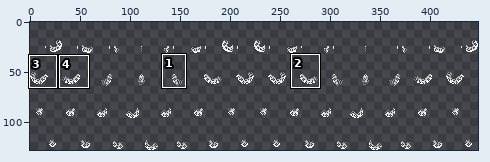
Edited in one commit: sprite sheet (Resources/Textures/_EE/Mobs/Customization/Tajaran/leotail.rsi/leotailanim_primary.png). Above, an overview of the earlier version with the close-up marked.
Close-up. Before:
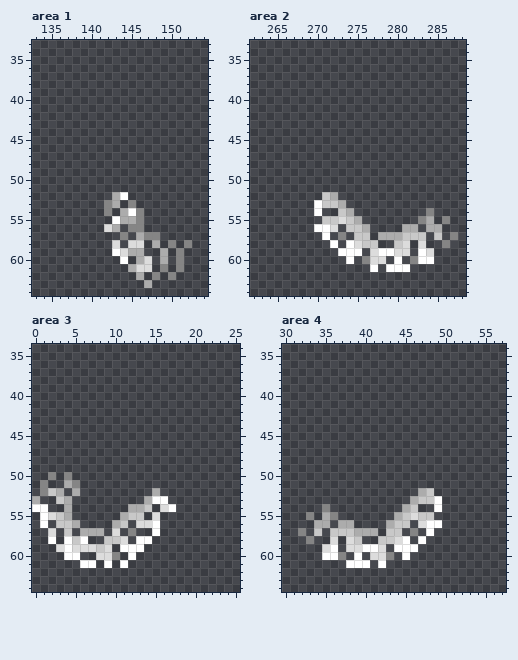
The file is 448x128 pixels. Colours within 5 levels of each other are drawn and written as one. Shown: area 1: x 133..154, y 33..64; area 2: x 262..288, y 33..64; area 3: x 0..25, y 34..64; area 4: x 30..57, y 34..64. The commit also changed other parts of the picture, which this record leaves out.
The same view after the edit:
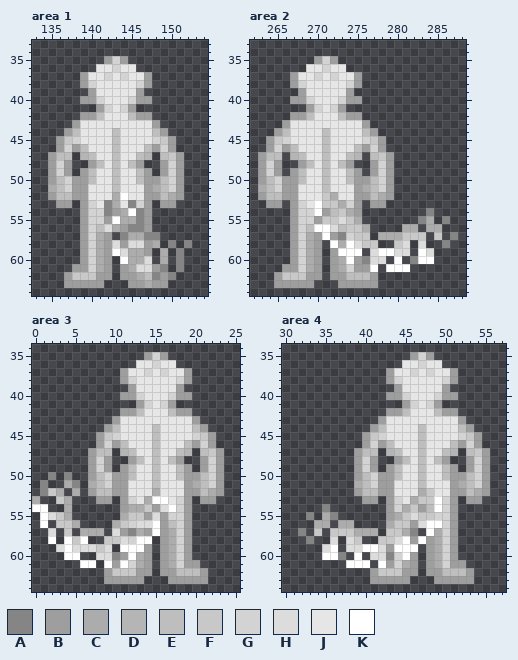
Palette (. is transparent): A #858585  B #9e9e9e  C #acacac  D #b5b5b5  E #bebebe  F #c8c8c8  G #d3d3d3  H #dcdcdc  J #e6e6e6  K #ffffff
Diff:
Changed rows in their new state; - is an unchanged pixel.
Area 1:
first column x 135:
35 -------BGB-------
36 ------JJGJJ------
37 ----BJJGJGJJB----
38 ----BGJJJJJGB----
39 -----BJJJJJB-----
40 ----BBGJJJGBB----
41 ------BGJGB------
42 ----BBEJJJEBB----
43 ---BJJJJJJJJJB---
44 --BEJJJJEJJJJEB--
45 -BFGJJJJEJJJJGFB-
46 -BGBEJJJEJJJEBGB-
47 BEE-DEJJEJJED-EFB
48 BGB--BEJEJEB--BGB
49 BGB-BEJJEJJEB-BGB
50 BEGBBEJJEJJEBBEGB
51 CEGBBJJJEJJJBCEGB
52 BEEBBJJJ--JJBBECB
53 -BB-BGJ--J-GB-BB-
54 ----BGG-B---B----
55 ----BGGB----B----
56 ----BGE--B--B----
57 ----BGCB--C------
58 ----BGCB-B--B----
59 ----BGCB----B----
60 ----BGCB--C------
61 ---BBGCB-B---B---
62 --BFFFBB-BB-E-B--
63 --BBBBB---BB-BB--
Area 2:
first column x 263:
35 -------BGB-------
36 ------JJGJJ------
37 ----BJJGJGJJB----
38 ----BGJJJJJGB----
39 -----BJJJJJB-----
40 ----BBGJJJGBB----
41 ------BGJGB------
42 ----BBEJJJEBB----
43 ---BJJJJJJJJJB---
44 --BEJJJJEJJJJEB--
45 -BFGJJJJEJJJJGFB-
46 -BGBEJJJEJJJEBGB-
47 BEE-DEJJEJJED-EFB
48 BGB--BEJEJEB--BGB
49 BGB-BEJJEJJEB-BGB
50 BEGBBEJJEJJEBBEGB
51 CEGBBJJJEJJJBCEGB
52 BEEBBJJJ--JJBBECB
53 -BB-BGJ----GB-BB-
54 ----BGG-BE--B----
55 ----BGGB---------
56 ----BGE---E------
57 ----BGCB-B-G-----
58 ----BGCB--C------
59 ----BGCB-B-------
60 ----BGCB-BC-B----
61 ---BBGCB-BCGBB---
62 --BFFFBB-BBEEEB--
63 --BBBBB---BBBBB--
Area 3:
first column x 7:
35 -------BGB-------
36 ------JJGJJ------
37 ----BJJGJGJJB----
38 ----BGJJJJJGB----
39 -----BJJJJJB-----
40 ----BBGJJJGBB----
41 ------BGJGB------
42 ----BBEJJJEBB----
43 ---BJJJJJJJJJB---
44 --BEJJJJEJJJJEB--
45 -BFGJJJJEJJJJGFB-
46 -BGBEJJJEJJJEBGB-
47 BEE-DEJJEJJED-EFB
48 BGB--BEJEJEB--BGB
49 BGB-BEJJEJJEB-BGB
50 BEGBBEJJEJJEBBEGB
51 CEGBBJJJEJJJBCEGB
52 BEEBBJJJ-JJJBBECB
53 -BB-BGJ---JGB-BB-
54 ----B---B--GB----
55 -------B-BGGB----
56 -----G---BEGB----
57 ----B-CB-BCGB----
58 -----G---BCGB----
59 -------B-BCGB----
60 ----B-CB-BCGB----
61 ---B-GCB-BCGBB---
62 --BFFFBB-BBEEEB--
63 --BBBBB---BBBBB--
Area 4:
first column x 39:
35 -------BGB-------
36 ------JJGJJ------
37 ----BJJGJGJJB----
38 ----BGJJJJJGB----
39 -----BJJJJJB-----
40 ----BBGJJJGBB----
41 ------BGJGB------
42 ----BBEJJJEBB----
43 ---BJJJJJJJJJB---
44 --BEJJJJEJJJJEB--
45 -BFGJJJJEJJJJGFB-
46 -BGBEJJJEJJJEBGB-
47 BEE-DEJJEJJED-EFB
48 BGB--BEJEJEB--BGB
49 BGB-BEJJEJJEB-BGB
50 BEGBBEJJEJJEBBEGB
51 CEGBBJJJEJJJBCEGB
52 BEEBBJJJ--JJBBECB
53 -BB-BGJ----GB-BB-
54 ----BG--BE-GB----
55 ----B-----GGB----
56 -------B---GB----
57 ------C---CGB----
58 -------B-BCGB----
59 ----B----BCGB----
60 -----G-B-BCGB----
61 ----BGCB-BCGBB---
62 --BFFFBB-BBEEEB--
63 --BBBBB---BBBBB--
Where, in picture pixels (left, top, right, bottom), the same in both close-ups:
added: (48, 56, 184, 288)
added: (258, 56, 394, 288)
added: (88, 352, 224, 584)
added: (354, 352, 490, 584)
